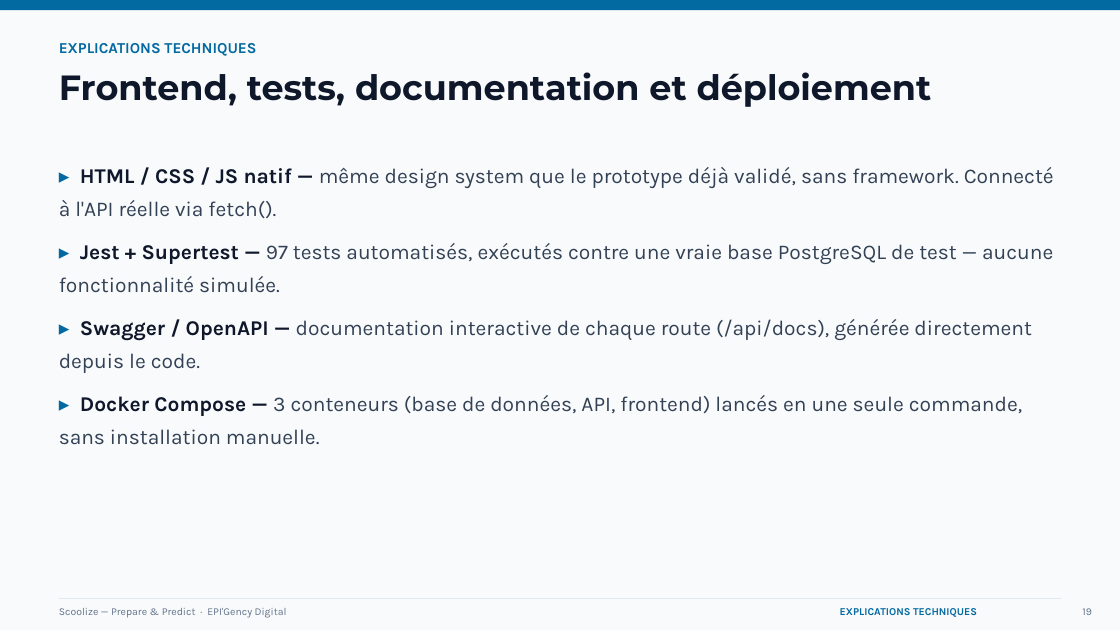
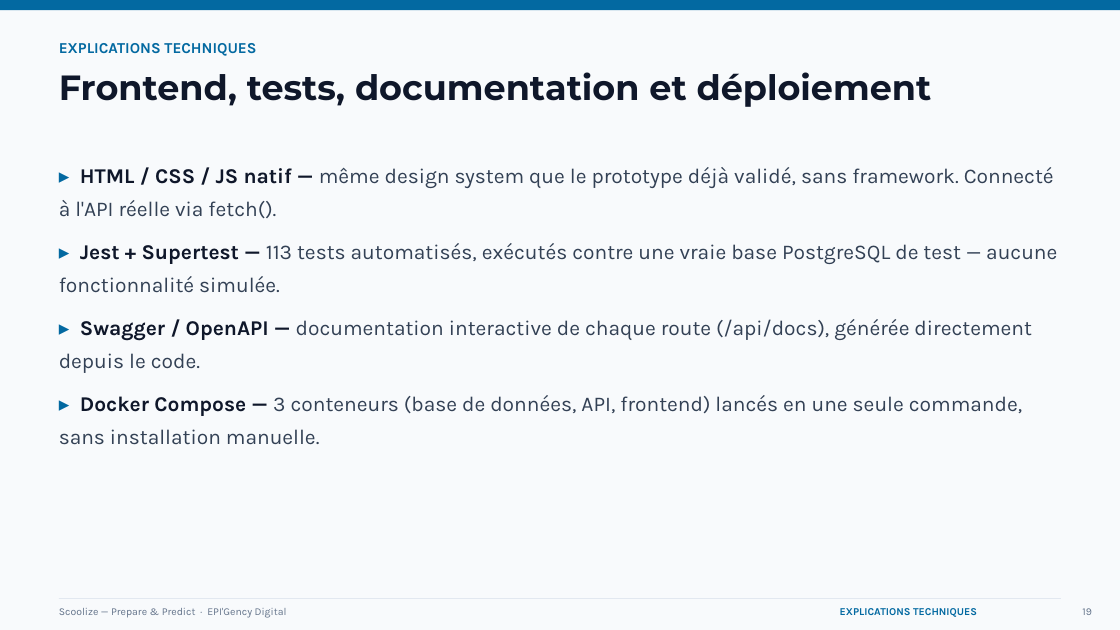
Before and after one commit to Abdallah94212/scoolise-, a slide deck: slide 19 of 08-soutenance/soutenance-scoolize-condensee.pptx. Drawn at 1120x630 pixels with LibreOffice and Linux fonts; fonts in the diff are those of the drawing. Boxes give left, top, right and bottom in pixels: in the first picture for what was removed or moved away, otherwise in the second. Text is boxed around its words. In the diff, an @@ line names an element or a change of style, - is before the commit and + after.

Commit message:
Met a jour le PPT : 113 tests (etait 97), 3 roles applicatifs (etait 2)

```diff
--- a/08-soutenance/soutenance-scoolize-condensee.pptx
+++ b/08-soutenance/soutenance-scoolize-condensee.pptx
@@ text at bbox=[59, 243, 1057, 293]: text changed @@
-▸ Jest + Supertest — 97 tests automatisés, exécutés contre une vraie base PostgreSQL de test — aucune fonctionnalité simulée.
+▸ Jest + Supertest — 113 tests automatisés, exécutés contre une vraie base PostgreSQL de test — aucune fonctionnalité simulée.
```
Also in this commit, not shown: 4 other slides changed.
